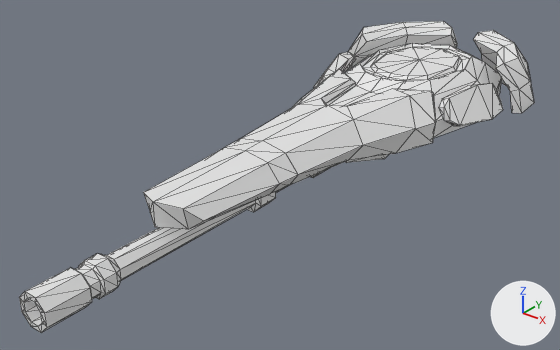
Renders of the glTF model public/models/Laser_Turret.glb from each side of a commit.
Both versions are drawn from a camera (50 mm lens) standing at (2.18, -3.06, 1.59) and looking at (-0.11, -0.2, -0.18). The lights are fixed; the arrows at lower right show +X, +Y and +Z. Mesh edges are drawn as thin lines. Where no turn or scale is listed for an object, it has been applied to the vertices.

In view in the first picture: 'SM_Veh_Part_Misc_06'.
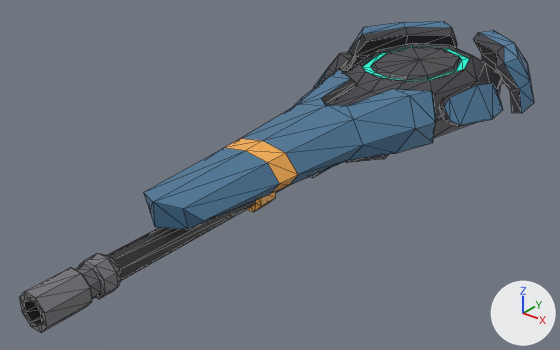
Commit message: Add laser gun to ship

Changed parts and their boxes (x1, y1, x2, y2) in the pictures (560 x 350 px):
'SM_Veh_Part_Misc_06', recoloured
    both: (19, 21, 534, 333)

The edits, one by one:
Picture 'PolygonSciFiSpace_Texture_01_A' (img_polygonscifispace_texture_01_a) is new.
Material 'Material.001' (mat_material_001) is new.
Its texture is img_polygonscifispace_texture_01_a.
me_sm_veh_part_misc_06 has 423 vertices, 822 faces and spans x -0.66..0.66, y -1.79..1.79, z -0.24..0.24.
me_sm_veh_part_misc_06 now uses material mat_material_001 (picture img_polygonscifispace_texture_01_a).
